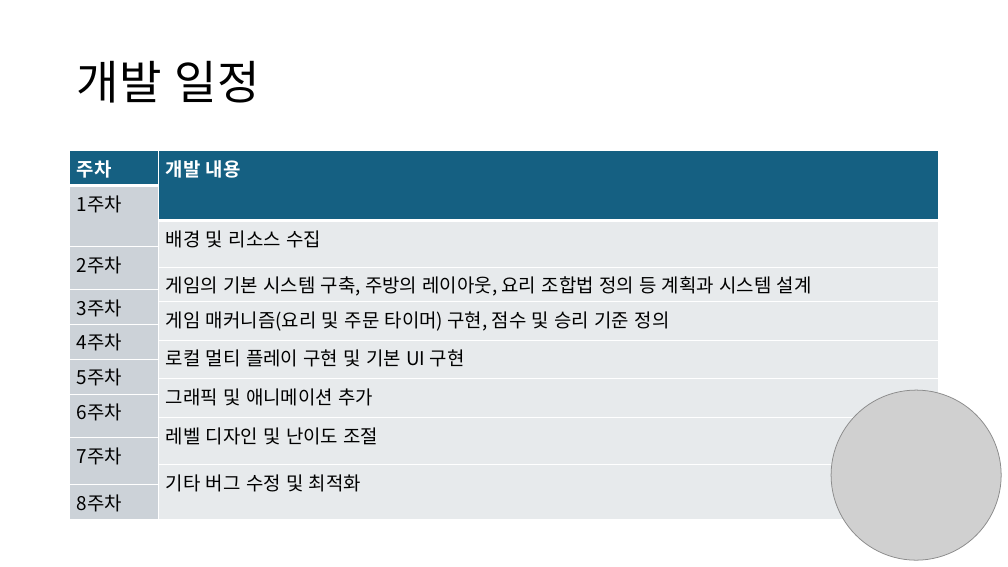
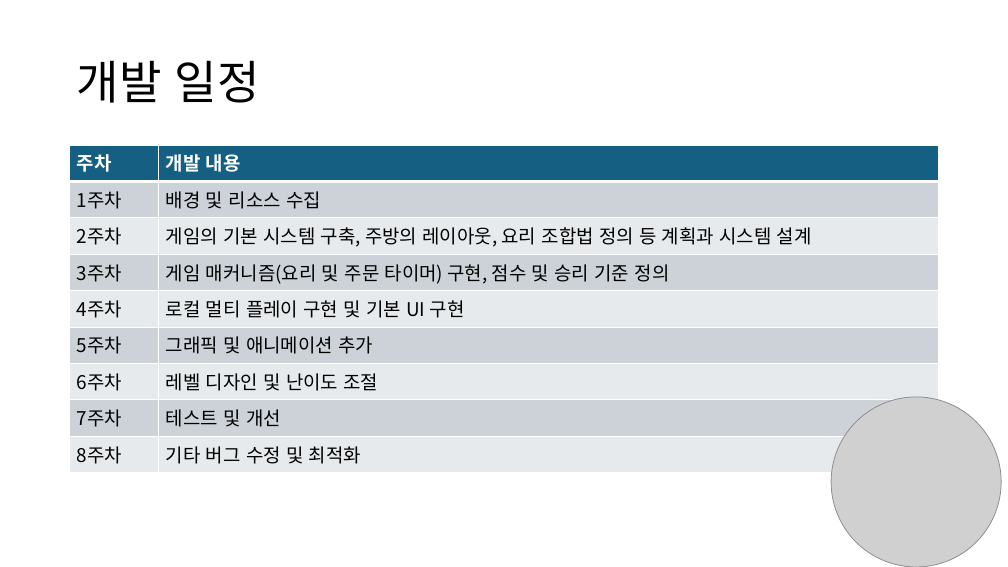
Before and after one commit to jwhan1/2DGP-1Project, a slide deck: slide 5 of 2021180042_한진우 1차 발표.pptx. Drawn at 1008x567 pixels with LibreOffice and Linux fonts; fonts in the diff are those of the drawing; grey boxes stand for pictures. Boxes give left, top, right and bottom in pixels: in the first picture for what was removed or moved away, otherwise in the second. Text is boxed around its words. In the diff, an @@ line names an element or a change of style, - is before the commit and + after.

```diff
--- a/2021180042_한진우 1차 발표.pptx
+++ b/2021180042_한진우 1차 발표.pptx
@@ table at (x1=70, y1=145, x2=939, y2=473) @@
-row 2: 1주차 | 
-row 3:  | 배경 및 리소스 수집
-row 4: 2주차 | 
-row 5:  | 게임의 기본 시스템 구축, 주방의 레이아웃, 요리 조합법 정의 등 계획과 시스템 설계
-row 6: 3주차 | 
-row 7:  | 게임 매커니즘(요리 및 주문 타이머) 구현, 점수 및 승리 기준 정의
-row 8: 4주차 | 
-row 9:  | 로컬 멀티 플레이 구현 및 기본 UI 구현
-row 10: 5주차 | 
-row 11:  | 그래픽 및 애니메이션 추가
-row 12: 6주차 | 
-row 13:  | 레벨 디자인 및 난이도 조절
-row 14: 7주차 | 
-row 15:  | 기타 버그 수정 및 최적화
-row 16: 8주차 | 
+row 2: 1주차 | 배경 및 리소스 수집
+row 3: 2주차 | 게임의 기본 시스템 구축, 주방의 레이아웃, 요리 조합법 정의 등 계획과 시스템 설계
+row 4: 3주차 | 게임 매커니즘(요리 및 주문 타이머) 구현, 점수 및 승리 기준 정의
+row 5: 4주차 | 로컬 멀티 플레이 구현 및 기본 UI 구현
+row 6: 5주차 | 그래픽 및 애니메이션 추가
+row 7: 6주차 | 레벨 디자인 및 난이도 조절
+row 8: 7주차 | 테스트 및 개선
+row 9: 8주차 | 기타 버그 수정 및 최적화
@@ table resized from (x1=70, y1=151, x2=939, y2=516) to (x1=70, y1=145, x2=939, y2=473) @@
@@ picture moved from (x1=831, y1=390, x2=1001, y2=560) to (x1=831, y1=397, x2=1001, y2=567) @@
```
Also in this commit, not shown: 4 other files.
